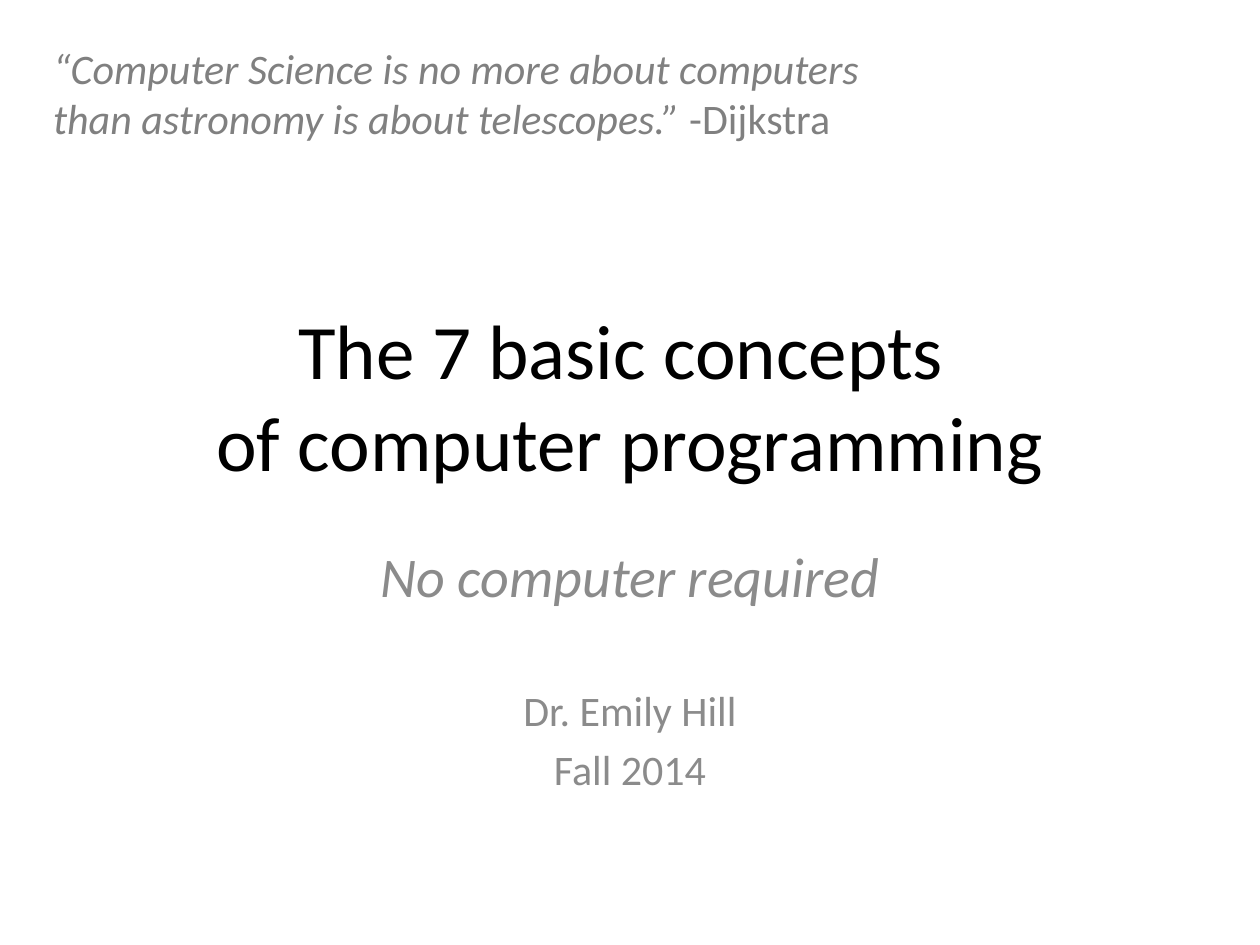
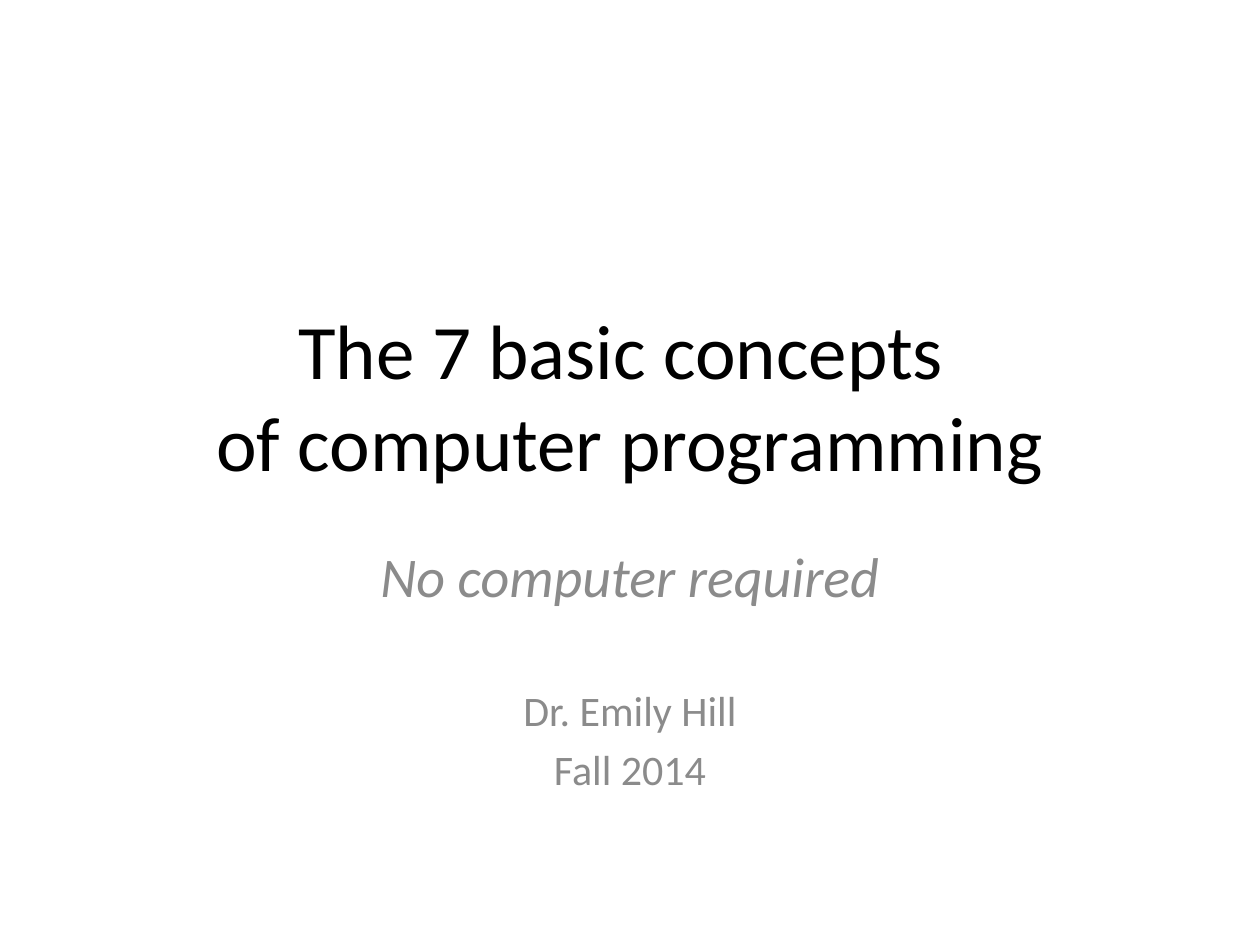
Before and after one commit to emhill/117-S15, a slide deck: slide 1 of src/morea/materials/02-7BasicProgrammingConcepts.pptx. Drawn at 1260x945 pixels with LibreOffice and Linux fonts; fonts in the diff are those of the drawing. Boxes give left, top, right and bottom in pixels: in the first picture for what was removed or moved away, otherwise in the second. Text is boxed around its words. In the diff, an @@ line names an element or a change of style, - is before the commit and + after.

```diff
--- a/src/morea/materials/02-7BasicProgrammingConcepts.pptx
+++ b/src/morea/materials/02-7BasicProgrammingConcepts.pptx
@@ text removed at (53, 54, 858, 141) @@
-“Computer Science is no more about computers than astronomy is about telescopes.” -Dijkstra
```
Also in this commit, not shown: 3 other slides changed, 2 slides added, 1 slide removed, 27 other files.
